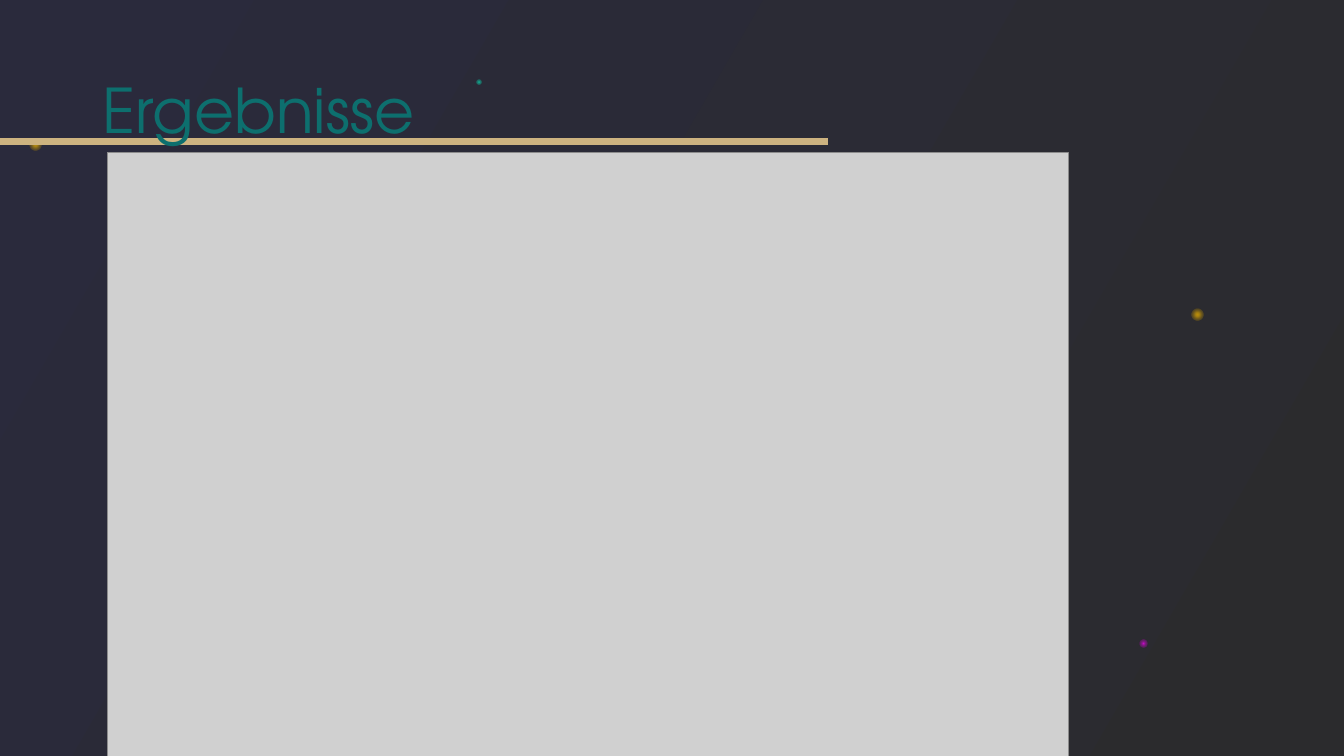
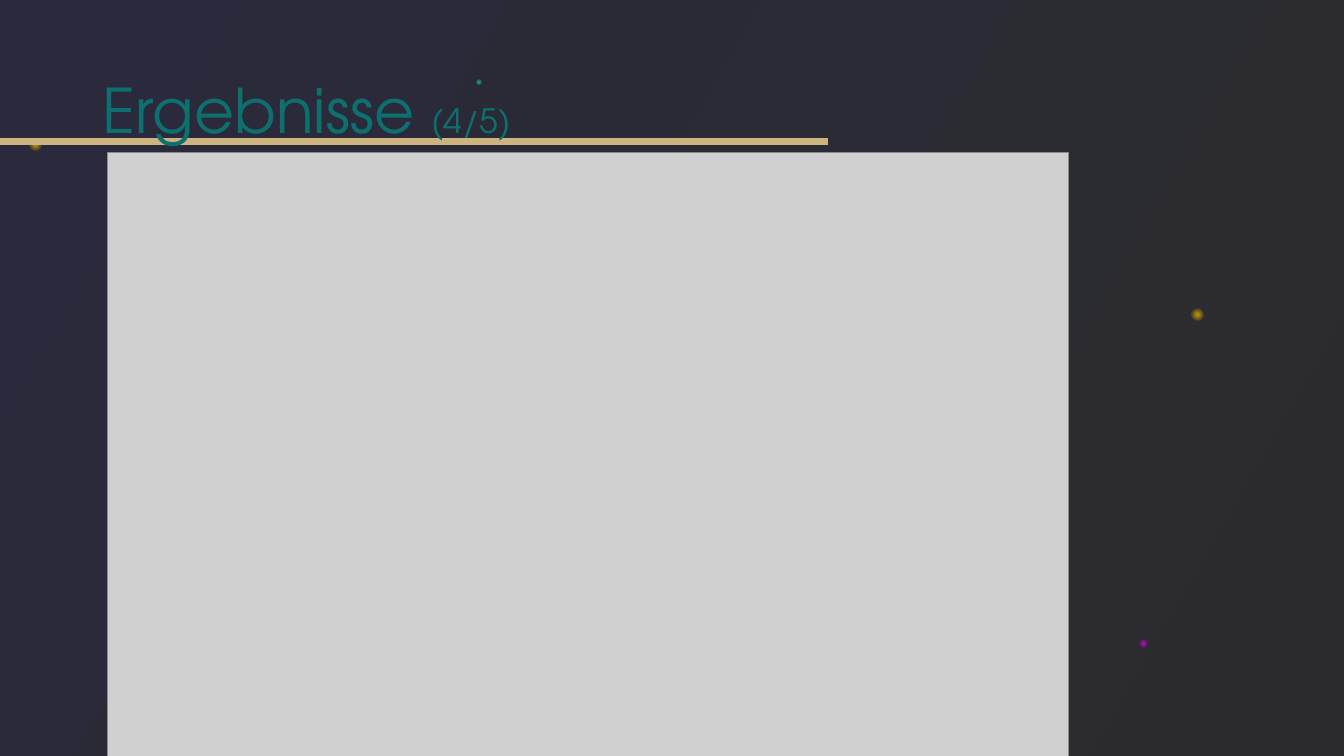
Before and after one commit to tlahmann/mci-af, a slide deck: slide 17 of presentation/Resync Studie.pptx. Drawn at 1344x756 pixels with LibreOffice and Linux fonts; fonts in the diff are those of the drawing; grey boxes stand for pictures. Boxes give left, top, right and bottom in pixels: in the first picture for what was removed or moved away, otherwise in the second. Text is boxed around its words. In the diff, an @@ line names an element or a change of style, - is before the commit and + after.

```diff
--- a/presentation/Resync Studie.pptx
+++ b/presentation/Resync Studie.pptx
@@ title at (102,88,510,162): text changed @@
-Ergebnisse
+Ergebnisse (4/5)
```
Also in this commit, not shown: 9 other slides changed.
